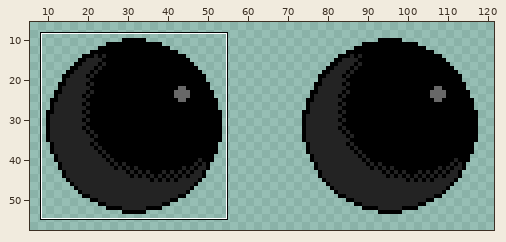
File history of a sprite sheet, Assets/Resources/Player/Shell/Projectile/ProjectileSprite/houdan.png. The picture above shows the old version from afar; the outline marks the close-up.
Close-up. The starting point:
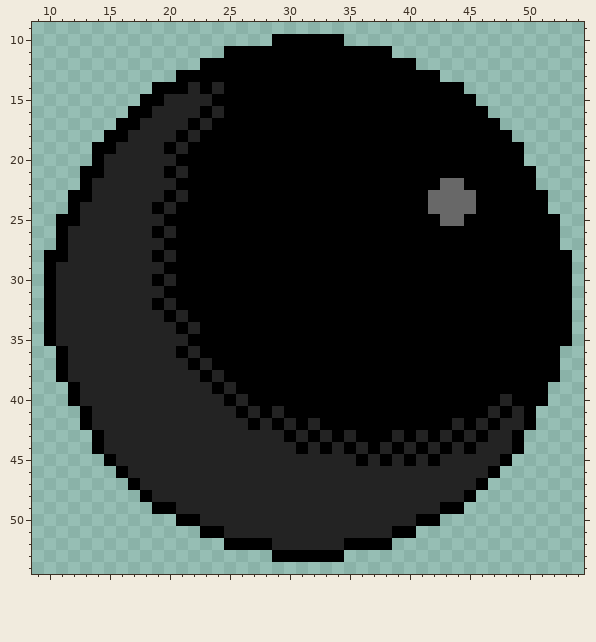
The file is 256x128 pixels, drawn in blocks of 2x2; one block is one cell here. Shown: x 9..54, y 9..54. The wide view leaves out empty margins. The commit also changed other parts of the picture, which this record leaves out.
Now the later version:
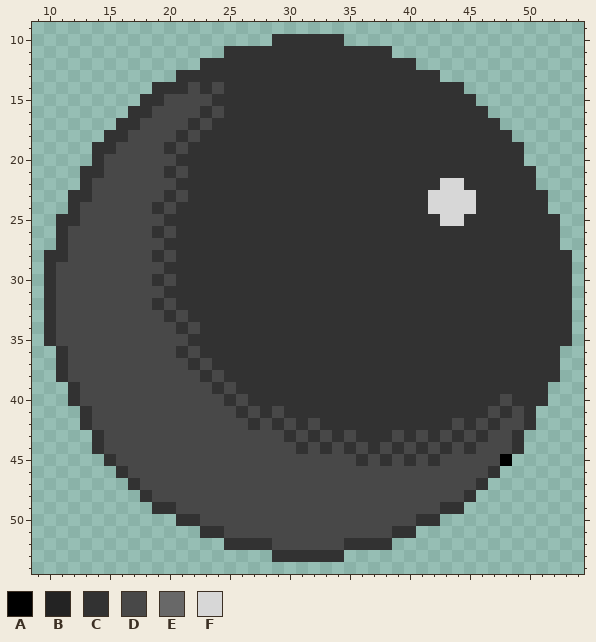
Palette (. is transparent): A #000000  B #232323  C #323232  D #484848  E #686868  F #d7d7d7
From old to new:
Changed rows in their new state; - is an unchanged pixel.
first column x 10:
10 -------------------CCCCCC-------------------
11 ---------------CCCCCCCCCCCCCC---------------
12 -------------CCCCCCCCCCCCCCCCCC-------------
13 -----------CCCCCCCCCCCCCCCCCCCCCC-----------
14 ---------CCCDCDCCCCCCCCCCCCCCCCCCCC---------
15 --------CCDDDDCCCCCCCCCCCCCCCCCCCCCC--------
16 -------CCDDDDCDCCCCCCCCCCCCCCCCCCCCCC-------
17 ------CCDDDDCDCCCCCCCCCCCCCCCCCCCCCCCC------
18 -----CCDDDDCDCCCCCCCCCCCCCCCCCCCCCCCCCC-----
19 ----CCDDDDCDCCCCCCCCCCCCCCCCCCCCCCCCCCCC----
20 ----CDDDDDDCCCCCCCCCCCCCCCCCCCCCCCCCCCCC----
21 ---CCDDDDDCDCCCCCCCCCCCCCCCCCCCCCCCCCCCCC---
22 ---CDDDDDDDCCCCCCCCCCCCCCCCCCCCCCFFCCCCCC---
23 --CCDDDDDDCDCCCCCCCCCCCCCCCCCCCCFFFFCCCCCC--
24 --CDDDDDDCDCCCCCCCCCCCCCCCCCCCCCFFFFCCCCCC--
25 -CCDDDDDDDCCCCCCCCCCCCCCCCCCCCCCCFFCCCCCCCC-
26 -CDDDDDDDCDCCCCCCCCCCCCCCCCCCCCCCCCCCCCCCCC-
27 -CDDDDDDDDCCCCCCCCCCCCCCCCCCCCCCCCCCCCCCCCC-
28 CCDDDDDDDCDCCCCCCCCCCCCCCCCCCCCCCCCCCCCCCCCC
29 CDDDDDDDDDCCCCCCCCCCCCCCCCCCCCCCCCCCCCCCCCCC
30 CDDDDDDDDCDCCCCCCCCCCCCCCCCCCCCCCCCCCCCCCCCC
31 CDDDDDDDDDCCCCCCCCCCCCCCCCCCCCCCCCCCCCCCCCCC
32 CDDDDDDDDCDCCCCCCCCCCCCCCCCCCCCCCCCCCCCCCCCC
33 CDDDDDDDDDCDCCCCCCCCCCCCCCCCCCCCCCCCCCCCCCCC
34 CDDDDDDDDDDCDCCCCCCCCCCCCCCCCCCCCCCCCCCCCCCC
35 CDDDDDDDDDDDCCCCCCCCCCCCCCCCCCCCCCCCCCCCCCCC
36 -CDDDDDDDDDCDCCCCCCCCCCCCCCCCCCCCCCCCCCCCCC-
37 -CDDDDDDDDDDCDCCCCCCCCCCCCCCCCCCCCCCCCCCCCC-
38 -CDDDDDDDDDDDCDCCCCCCCCCCCCCCCCCCCCCCCCCCCC-
39 --CDDDDDDDDDDDCDCCCCCCCCCCCCCCCCCCCCCCCCCC--
40 --CDDDDDDDDDDDDCDCCCCCCCCCCCCCCCCCCCCCDCCC--
41 ---CDDDDDDDDDDDDCDCDCCCCCCCCCCCCCCCCCDCDC---
42 ---CDDDDDDDDDDDDDCDCDCDCCCCCCCCCCCDCDCDDC---
43 ----CDDDDDDDDDDDDDDDCDCDCDCCCDCDCDCDCDDC----
44 ----CDDDDDDDDDDDDDDDDCDCDCDCDCDCDCDCDDDC----
45 -----CDDDDDDDDDDDDDDDDDDDDCDCDCDCDDDDD------
46 ------CDDDDDDDDDDDDDDDDDDDDDDDDDDDDDDC------
47 -------CDDDDDDDDDDDDDDDDDDDDDDDDDDDDC-------
48 --------CDDDDDDDDDDDDDDDDDDDDDDDDDDC--------
49 ---------CCDDDDDDDDDDDDDDDDDDDDDDCC---------
50 -----------CCDDDDDDDDDDDDDDDDDDCC-----------
51 -------------CCDDDDDDDDDDDDDDCC-------------
52 ---------------CCCCDDDDDDCCCC---------------
53 -------------------CCCCCC-------------------
